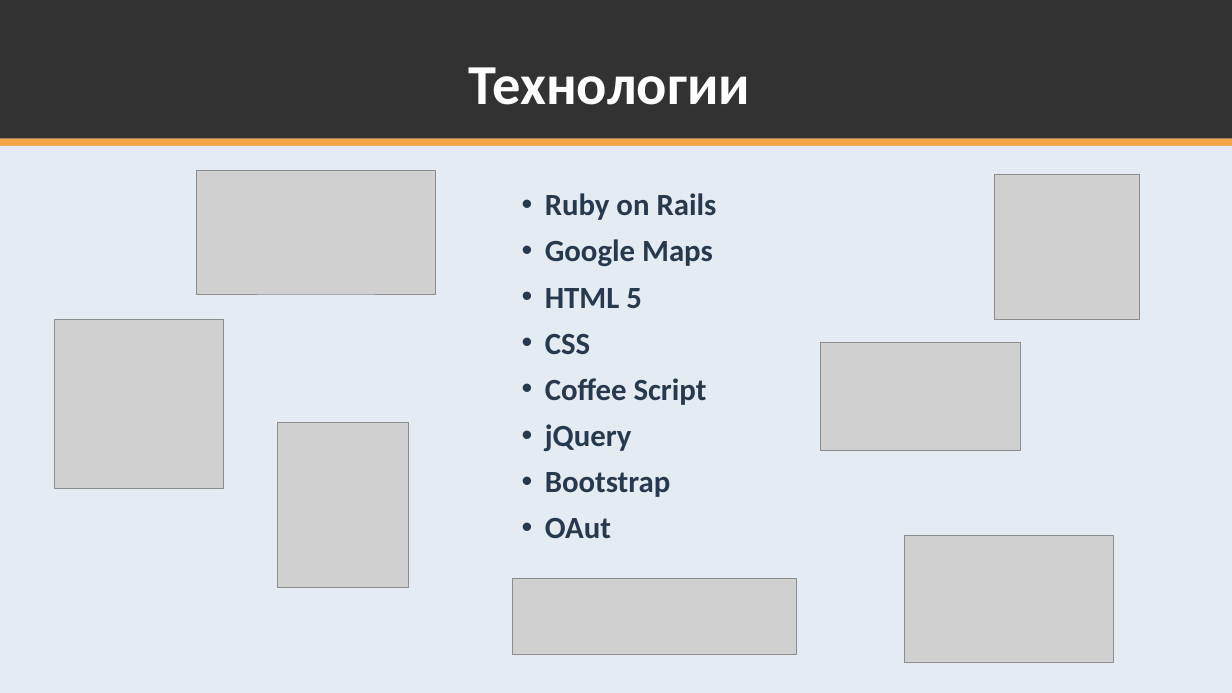
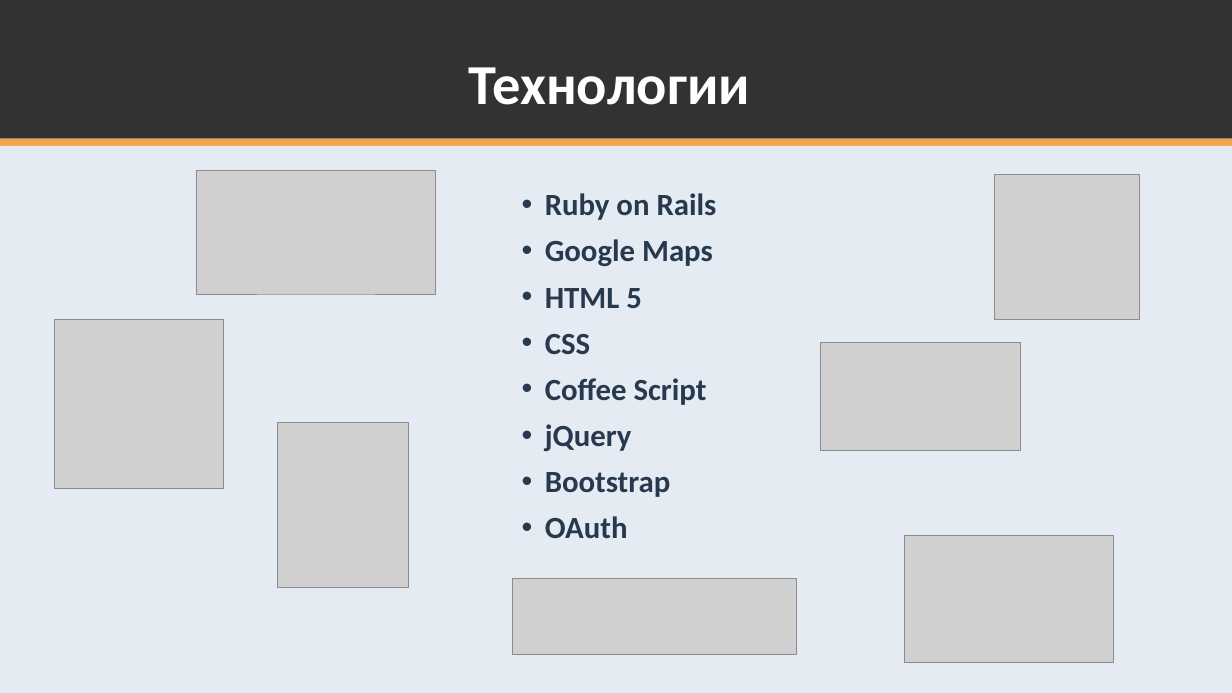
Before and after one commit to K224/TPKS, a slide deck: slide 6 of k224-docs/Servis_po_organizatsii_i_poisku_meropriaty_Par.pptx. Drawn at 1232x693 pixels with LibreOffice and Linux fonts; fonts in the diff are those of the drawing; grey boxes stand for pictures. Boxes give left, top, right and bottom in pixels: in the first picture for what was removed or moved away, otherwise in the second. Text is boxed around its words. In the diff, an @@ line names an element or a change of style, - is before the commit and + after.

```diff
--- a/k224-docs/Servis_po_organizatsii_i_poisku_meropriaty_Par.pptx
+++ b/k224-docs/Servis_po_organizatsii_i_poisku_meropriaty_Par.pptx
@@ text at [545,516,628,539]: text changed @@
-• OAut
+• OAuth
```
Also in this commit, not shown: 4 other slides changed, 4 slides added, 1 slide removed.
